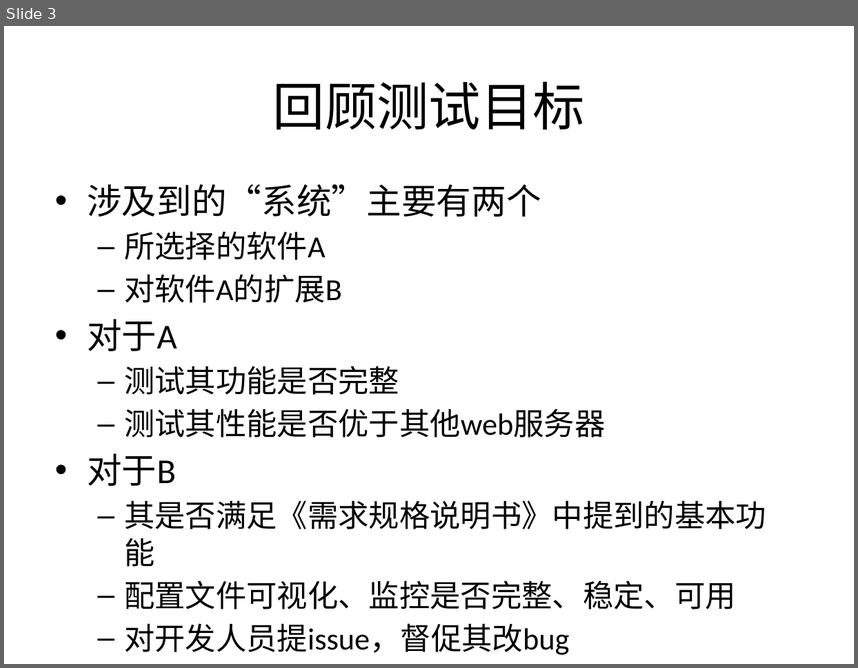
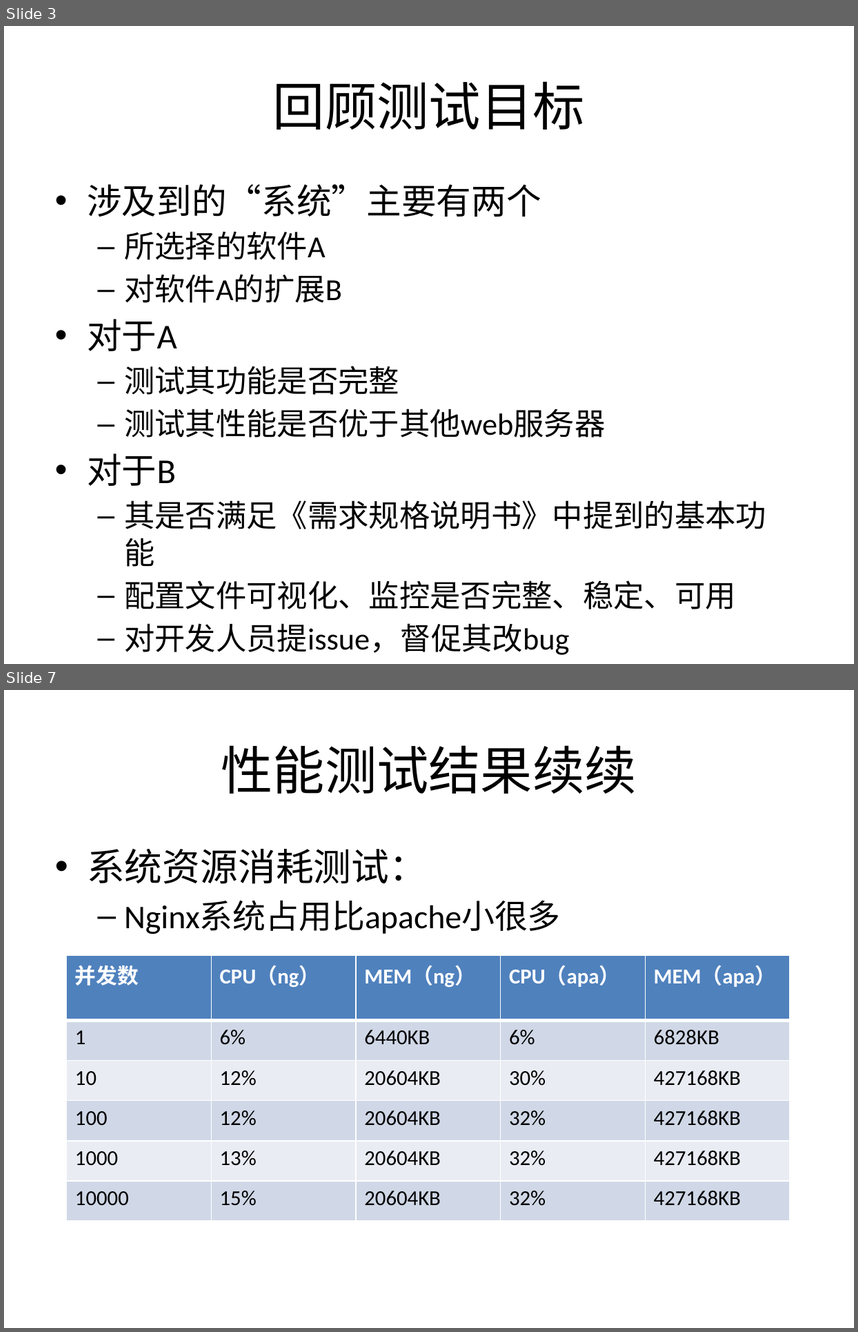
Before and after one commit to bhsei/16TeamC, a slide deck: 2.项目PPT/第十三周进度.pptx. Shown one above the other, each under a label of ours: slide 3 before the commit, slides 3 and 7 after it; the slides between them are not shown. The pictures are 858x668 and 858x1332 pixels, drawn with LibreOffice and Linux fonts; fonts in the diff are those of the drawing. Boxes give left, top, right and bottom in pixels: in the first picture for what was removed or moved away, otherwise in the second. Text is boxed around its words. In the diff, an @@ line names an element or a change of style, - is before the commit and + after.

Commit message:
13-添加性能测试ppt

```diff
--- a/2.项目PPT/第十三周进度.pptx
+++ b/2.项目PPT/第十三周进度.pptx
@@ slide 7 added at box(4, 690, 854, 1328), background #FFFFFF @@
@@ title added at box(221, 745, 637, 793), 44 pt, text #000000 @@
+性能测试结果续续
@@ text added at box(87, 849, 561, 934), 28 pt, text #000000 @@
+• 系统资源消耗测试：
+  – Nginx系统占用比apache小很多
@@ table added at box(67, 955, 789, 1208), 6 rows, 5 columns @@
+并发数 | CPU（ng） | MEM（ng） | CPU（apa） | MEM（apa）
+1 | 6% | 6440KB | 6% | 6828KB
+10 | 12% | 20604KB | 30% | 427168KB
+100 | 12% | 20604KB | 32% | 427168KB
+1000 | 13% | 20604KB | 32% | 427168KB
+10000 | 15% | 20604KB | 32% | 427168KB
```
Also in this commit, not shown: 1 slide changed, 2 other slides added, 1 slide removed, 1 other file.
